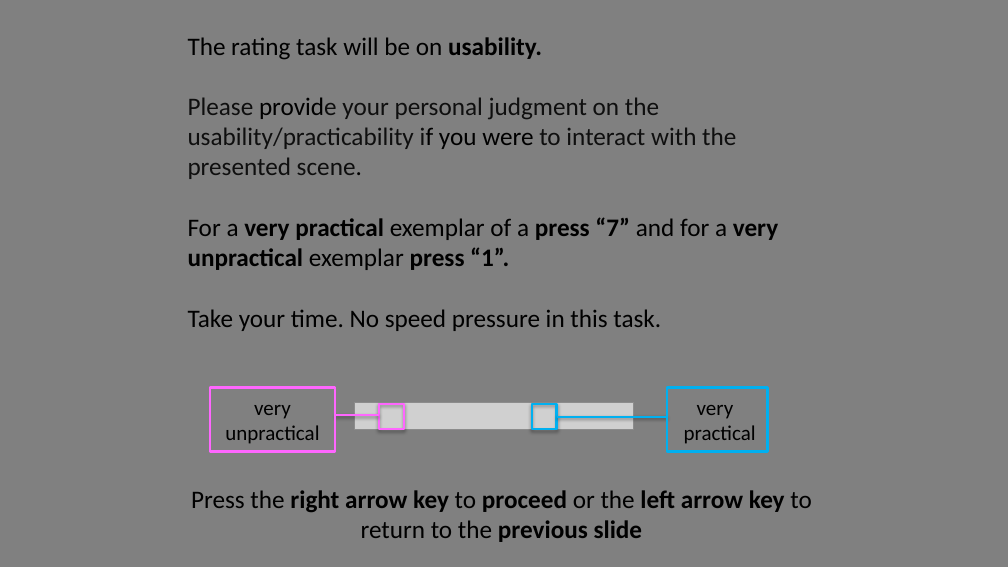
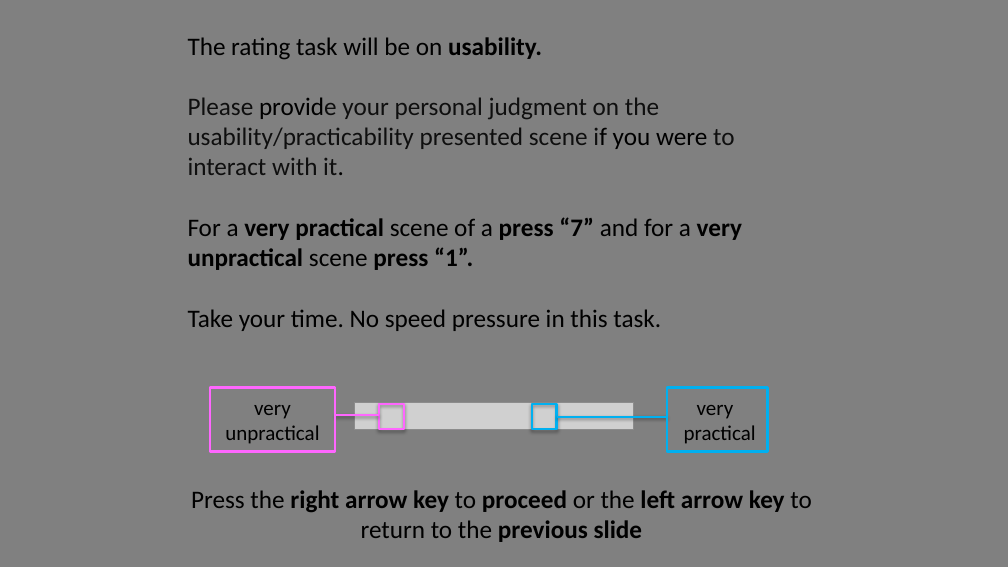
Before and after one commit to michaengeser/pep_wp4, a slide deck: slide 9 of instructions/Instructions.pptx (slide 8 before the commit). Drawn at 1008x567 pixels with LibreOffice and Linux fonts; fonts in the diff are those of the drawing; grey boxes stand for pictures. Boxes give left, top, right and bottom in pixels: in the first picture for what was removed or moved away, otherwise in the second. Text is boxed around its words. In the diff, an @@ line names an element or a change of style, - is before the commit and + after.

```diff
--- a/instructions/Instructions.pptx
+++ b/instructions/Instructions.pptx
@@ text at box(188, 97, 742, 270): text changed; text colour #000000 to #0F0F0F @@
-Please provide your personal judgment on the usability/practicability if you were to interact with the presented scene.
-For a very practical exemplar of a press “7” and for a very unpractical exemplar press “1”.
+Please provide your personal judgment on the usability/practicability presented scene if you were to interact with it.
+For a very practical scene of a press “7” and for a very unpractical scene press “1”.
```
Also in this commit, not shown: 9 other slides changed, 1 slide removed, 26 other files.
